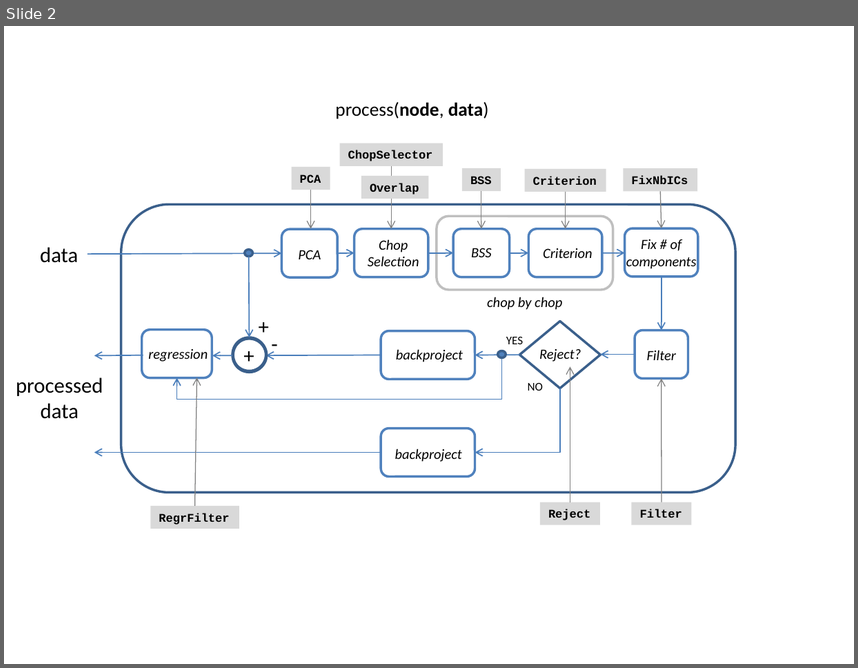
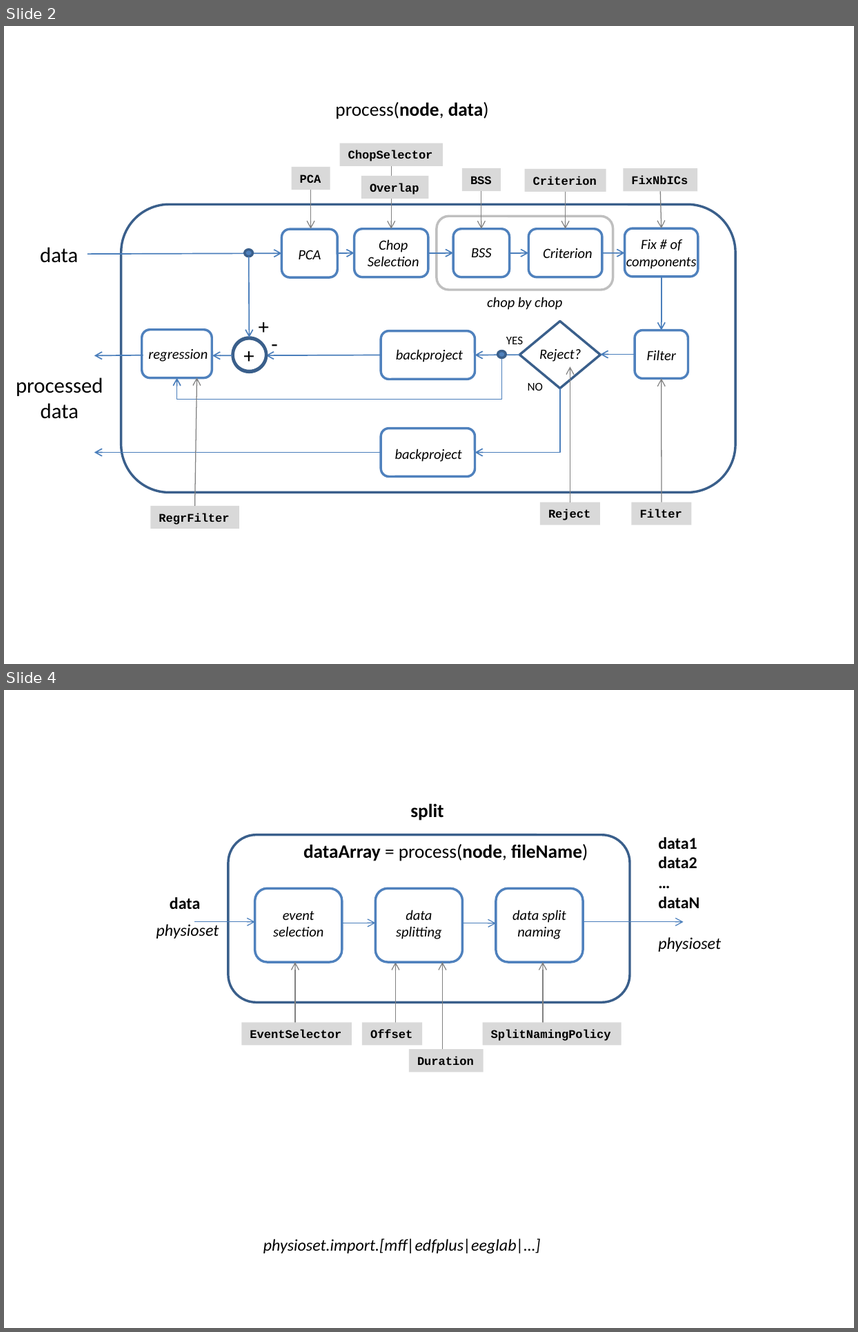
Before and after one commit to meegpipe/meegpipe, a slide deck: +meegpipe/+node/figs.pptx. Shown one above the other, each under a label of ours: slide 2 before the commit, slides 2 and 4 after it; the slides between them are not shown. The pictures are 858x668 and 858x1332 pixels, drawn with LibreOffice and Linux fonts; fonts in the diff are those of the drawing. Boxes give left, top, right and bottom in pixels: in the first picture for what was removed or moved away, otherwise in the second. Text is boxed around its words. In the diff, an @@ line names an element or a change of style, - is before the commit and + after.

```diff
--- a/+meegpipe/+node/figs.pptx
+++ b/+meegpipe/+node/figs.pptx
@@ slide 4 added at box(4, 690, 854, 1328), background #FFFFFF @@
@@ group added at box(156, 803, 721, 1072): 9 texts, 8 arrows, 4 rounded rectangles, 4 rectangles @@
+data1
+data2
+…
+dataN
+dataArray = process(node, fileName)
+split
+data
+event selection
+physioset
+physioset
+Offset
+data splitting
+data split naming
+Duration
+EventSelector
+SplitNamingPolicy
@@ text added at box(263, 1238, 541, 1253), 14 pt, text #000000, italic @@
+physioset.import.[mff|edfplus|eeglab|…]
```
Also in this commit, not shown: 1 slide changed, 1 slide removed, 2 other files.
